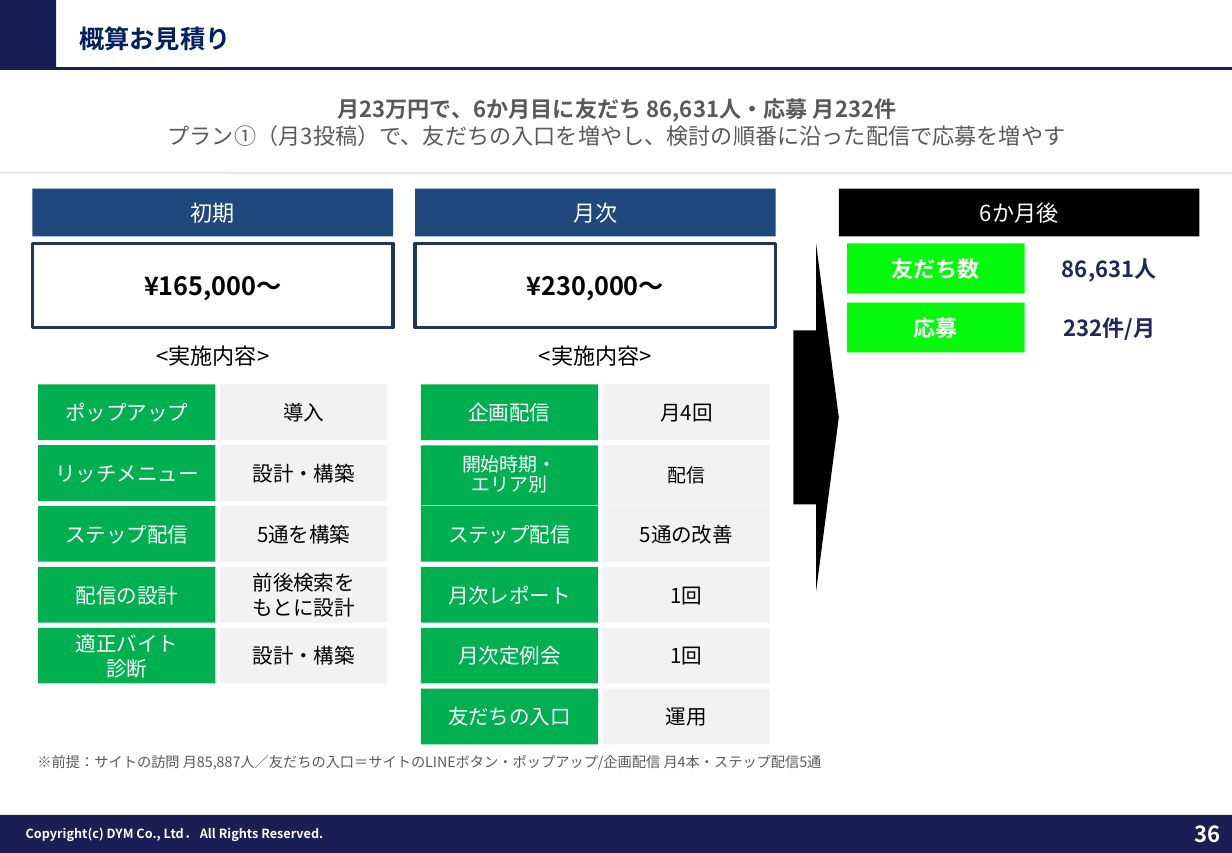
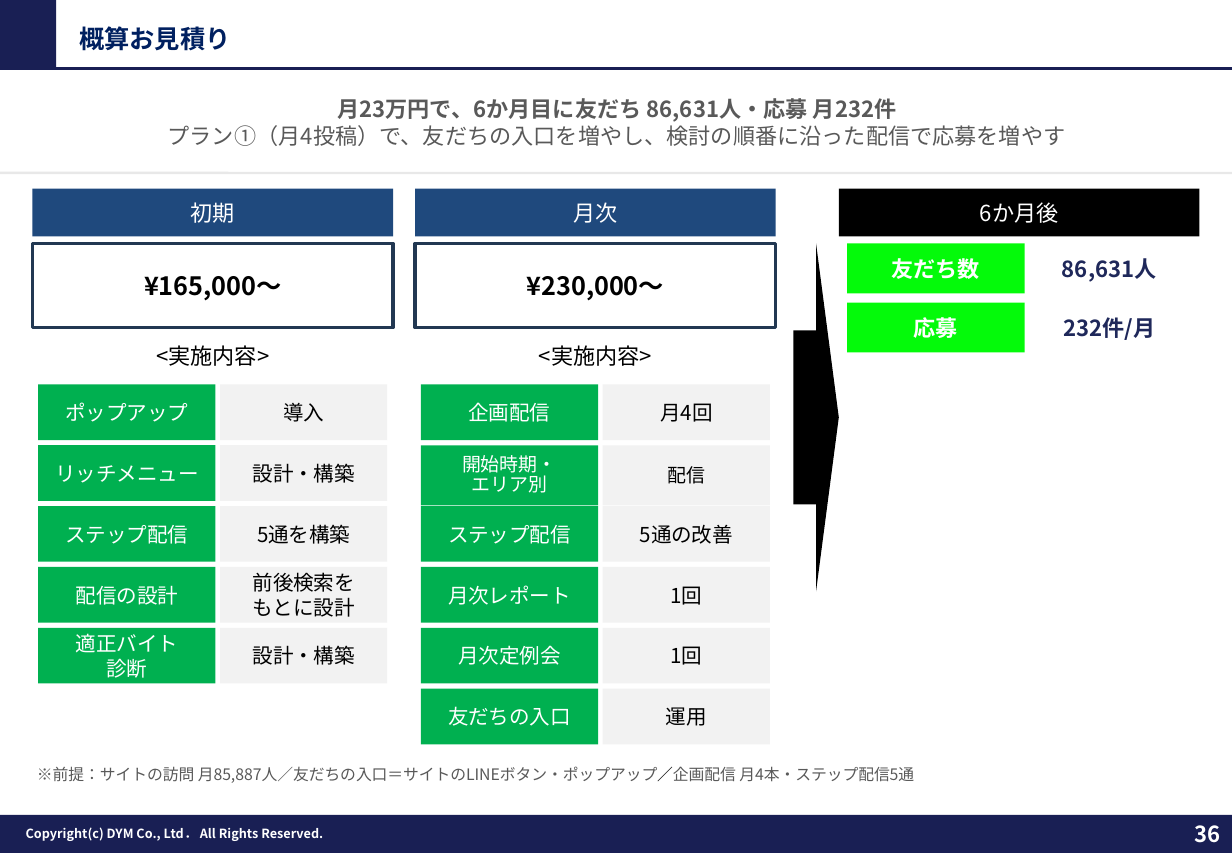
Before and after one commit to tonomura-r-dev/folder, a slide deck: slide 36 of 202610_株式会社ワクトリ御中_LINE公式アカウント運用のご提案_v8.pptx. Drawn at 1232x853 pixels with LibreOffice and Linux fonts; fonts in the diff are those of the drawing; background and template pictures are left out. Boxes give left, top, right and bottom in pixels: in the first picture for what was removed or moved away, otherwise in the second. Text is boxed around its words. In the diff, an @@ line names an element or a change of style, - is before the commit and + after.

```diff
--- a/202610_株式会社ワクトリ御中_LINE公式アカウント運用のご提案_v8.pptx
+++ b/202610_株式会社ワクトリ御中_LINE公式アカウント運用のご提案_v8.pptx
@@ text at [168, 98, 1066, 146]: text changed @@
-月23万円で、6か月目に友だち 86,631人・応募 月232件
-プラン①（月3投稿）で、友だちの入口を増やし、検討の順番に沿った配信で応募を増やす
+月23万円で、6か月目に友だち 86,631人・応募 月232件
+プラン①（月4投稿）で、友だちの入口を増やし、検討の順番に沿った配信で応募を増やす
@@ text at [37, 766, 914, 783]: text changed; size 9 to 10 pt @@
-※前提：サイトの訪問 月85,887人／友だちの入口＝サイトのLINEボタン・ポップアップ/企画配信 月4本・ステップ配信5通
+※前提：サイトの訪問 月85,887人／友だちの入口＝サイトのLINEボタン・ポップアップ／企画配信 月4本・ステップ配信5通
```
Also in this commit, not shown: 2 other slides changed, 1 other file.
